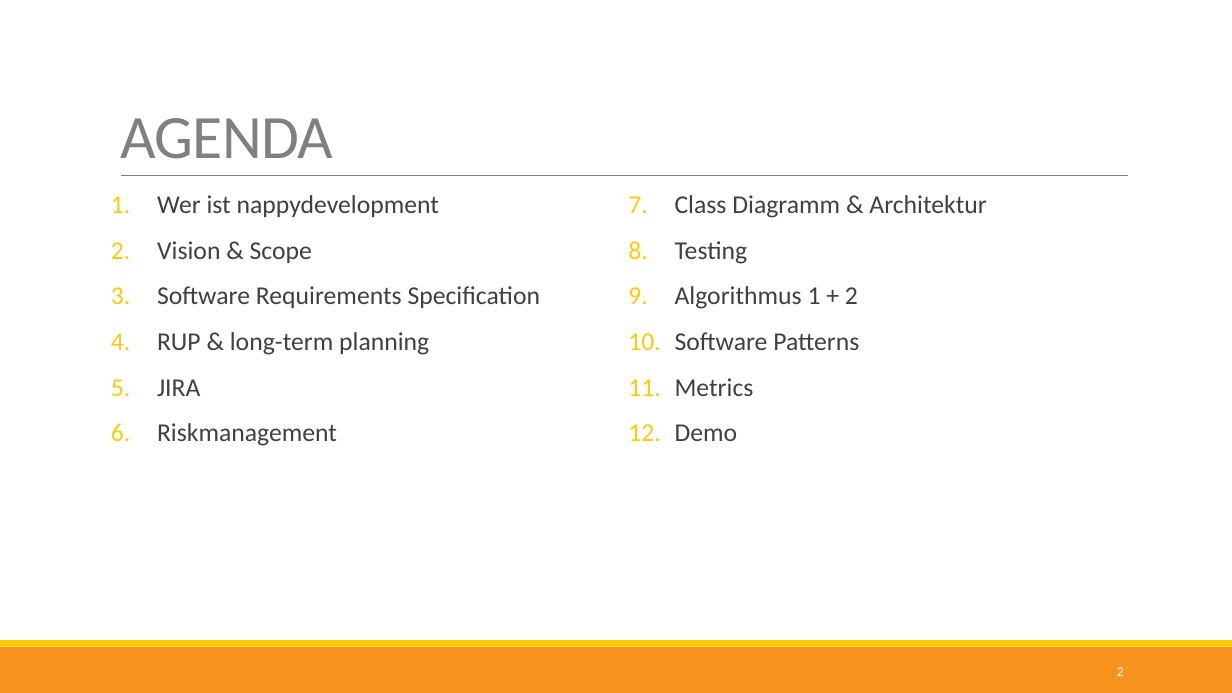
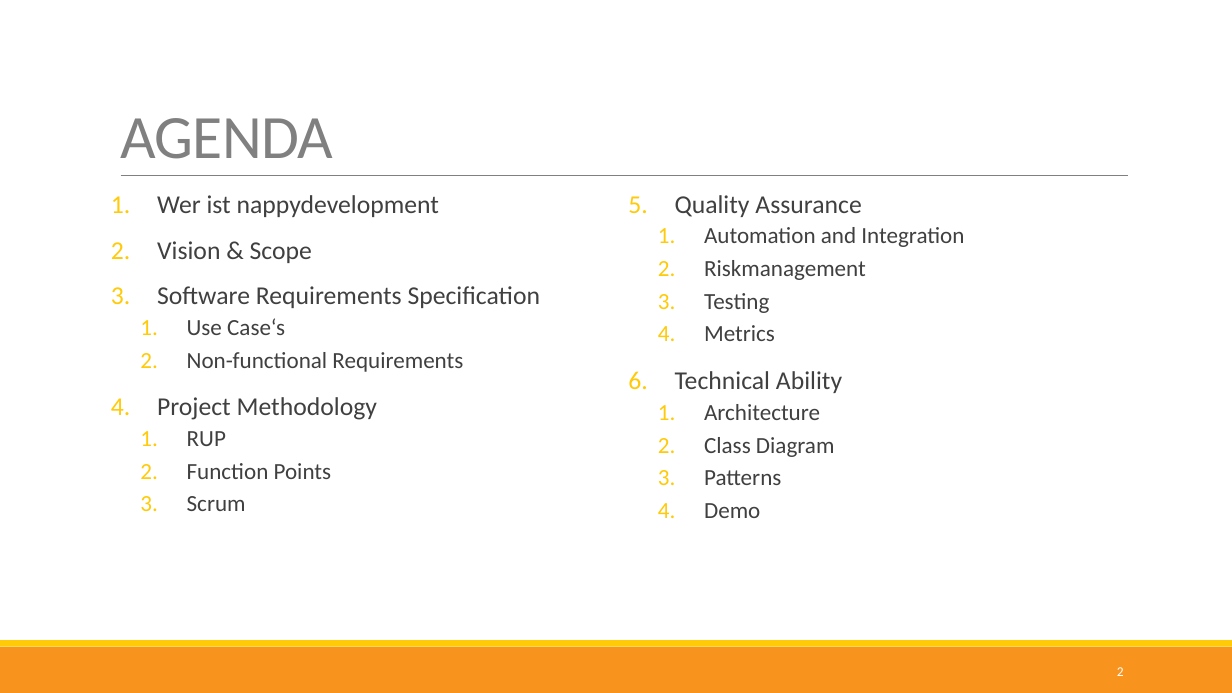
Before and after one commit to nappydevelopment/Nappy-the-ingenious-docs, a slide deck: slide 2 of presentation/Final/Final.pptx. Drawn at 1232x693 pixels with LibreOffice and Linux fonts; fonts in the diff are those of the drawing. Boxes give left, top, right and bottom in pixels: in the first picture for what was removed or moved away, otherwise in the second. Text is boxed around its words. In the diff, an @@ line names an element or a change of style, - is before the commit and + after.

```diff
--- a/presentation/Final/Final.pptx
+++ b/presentation/Final/Final.pptx
@@ text at (675,195,964,280): text changed; size 20 to 18 pt @@
-7. Class Diagramm & Architektur
+5. Quality Assurance
+  1. Automation and Integration
+  2. Riskmanagement
@@ text at (675,286,859,350): paragraphs removed @@
-9. Algorithmus 1 + 2
-10. Software Patterns
@@ text at (704,293,775,518): size 20 to 18 pt in "Testing", "Metrics", "Demo"; list level 1 to 2 in "Testing"; list level 1 to 2 in "Metrics"; list level 1 to 2 in "Demo" @@
@@ text at (157,318,463,511): text changed; size 20 to 18 pt @@
-4. RUP & long-term planning
-5. JIRA
-6. Riskmanagement
+  1. Use Case‘s
+  2. Non-functional Requirements
+4. Project Methodology
+  1. RUP
+  2. Function Points
+  3. Scrum
@@ text at (675,371,842,485): paragraphs added @@
+6. Technical Ability
+  1. Architecture
+  2. Class Diagram
+  3. Patterns
```
Also in this commit, not shown: 6 other slides changed, 6 slides added, 4 slides removed, 3 other files.
